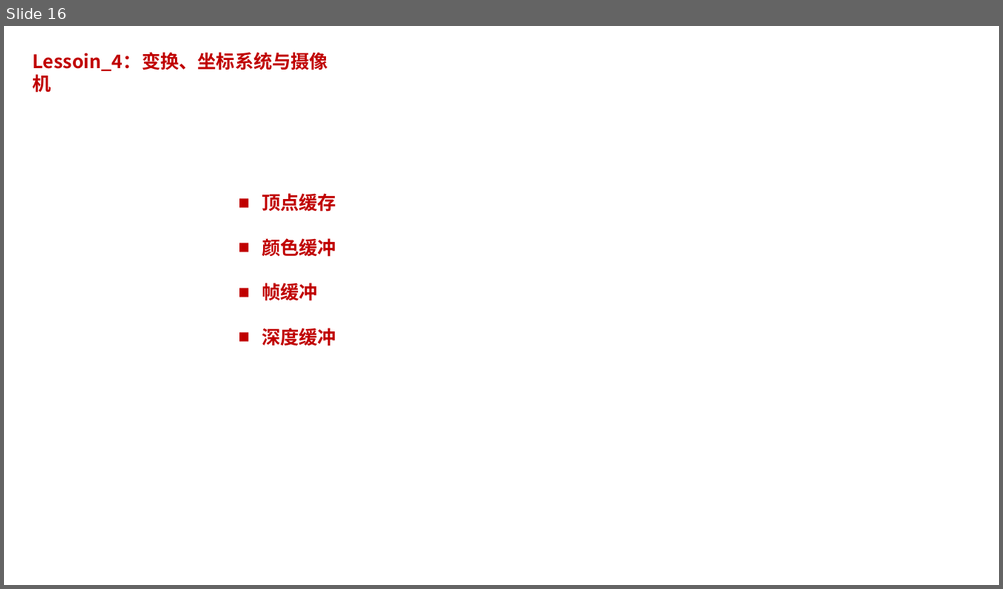
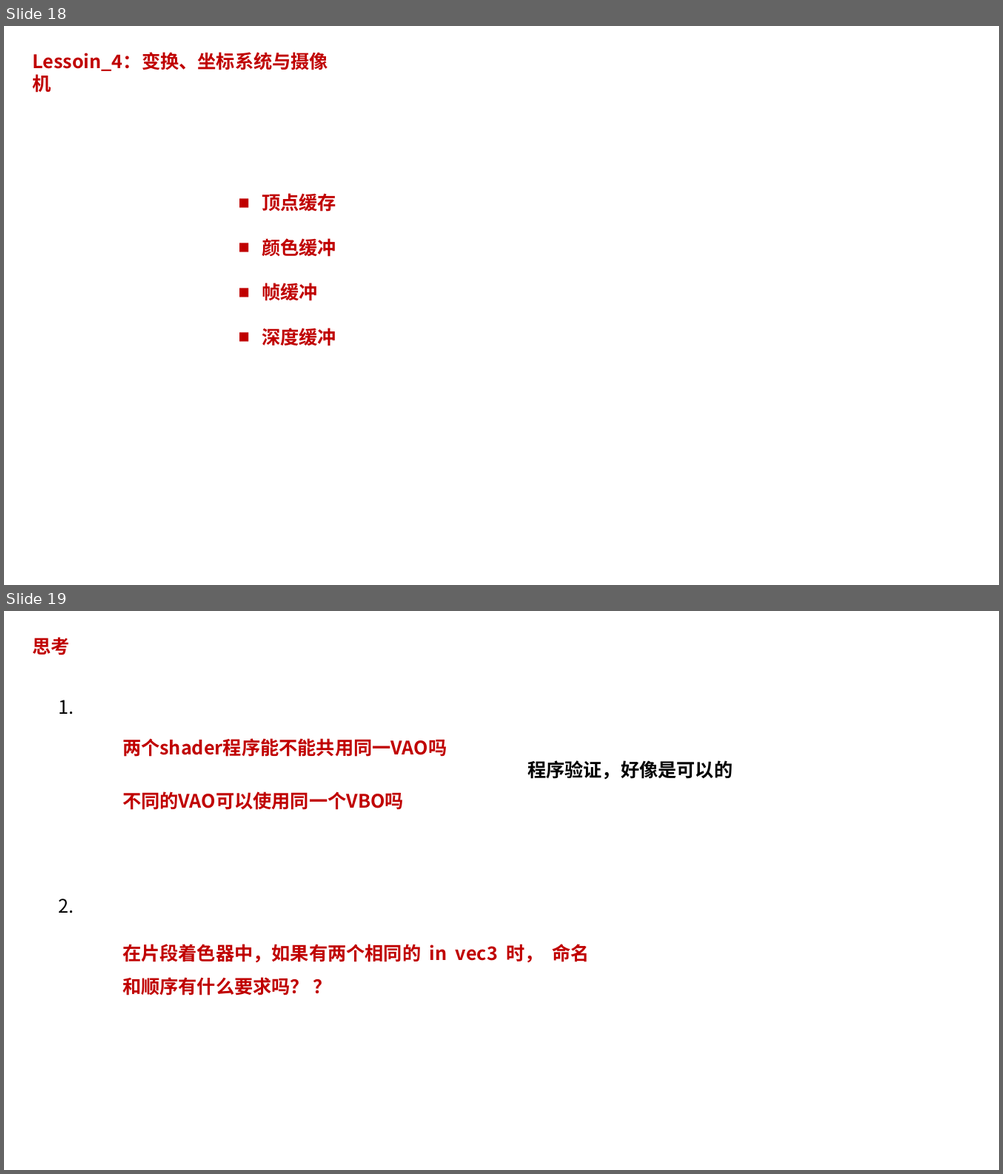
Before and after one commit to pczpcz/OpenglLearning, a slide deck: note/note.pptx. Shown one above the other, each under a label of ours: slide 16 before the commit, slides 18 and 19 after it. The pictures are 1003x589 and 1003x1174 pixels, drawn with LibreOffice and Linux fonts; fonts in the diff are those of the drawing. Boxes give left, top, right and bottom in pixels: in the first picture for what was removed or moved away, otherwise in the second. Text is boxed around its words. In the diff, an @@ line names an element or a change of style, - is before the commit and + after.

```diff
--- a/note/note.pptx
+++ b/note/note.pptx
@@ slide 19 added at box(4, 611, 999, 1170), background #FFFFFF @@
@@ text added at box(32, 637, 69, 655), 18 pt, text #C00000, bold @@
+思考
@@ text added at box(59, 700, 74, 715), 18 pt, text #000000 @@
+1.
@@ text added at box(122, 738, 447, 757), 18 pt, text #C00000, bold @@
+两个shader程序能不能共用同一VAO吗
@@ text added at box(527, 760, 732, 780), 18 pt, text #000000, bold @@
+程序验证，好像是可以的
@@ text added at box(122, 792, 404, 810), 18 pt, text #C00000, bold @@
+不同的VAO可以使用同一个VBO吗
@@ text added at box(59, 899, 74, 914), 18 pt, text #000000 @@
+2.
@@ text added at box(122, 944, 589, 996), 18 pt, text #C00000, bold @@
+在片段着色器中，如果有两个相同的 in vec3 时， 命名和顺序有什么要求吗？ ？
@@ what was slide 16 is now slide 18 @@
```
Also in this commit, not shown: 1 slide changed, 2 other slides added.
